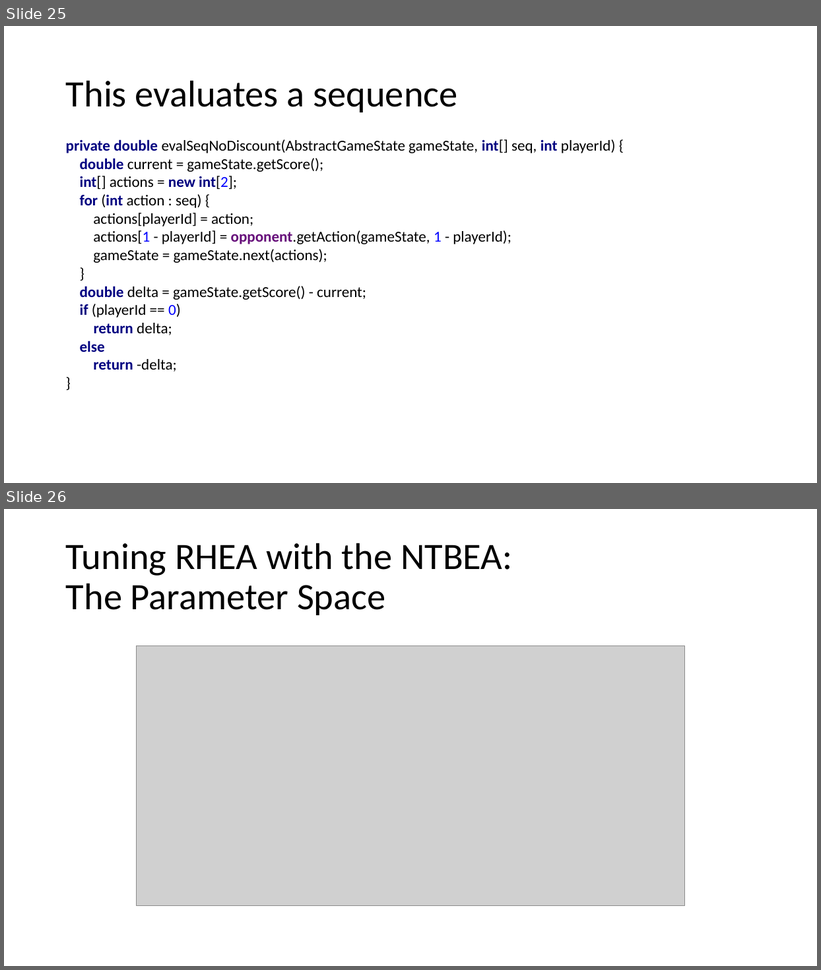
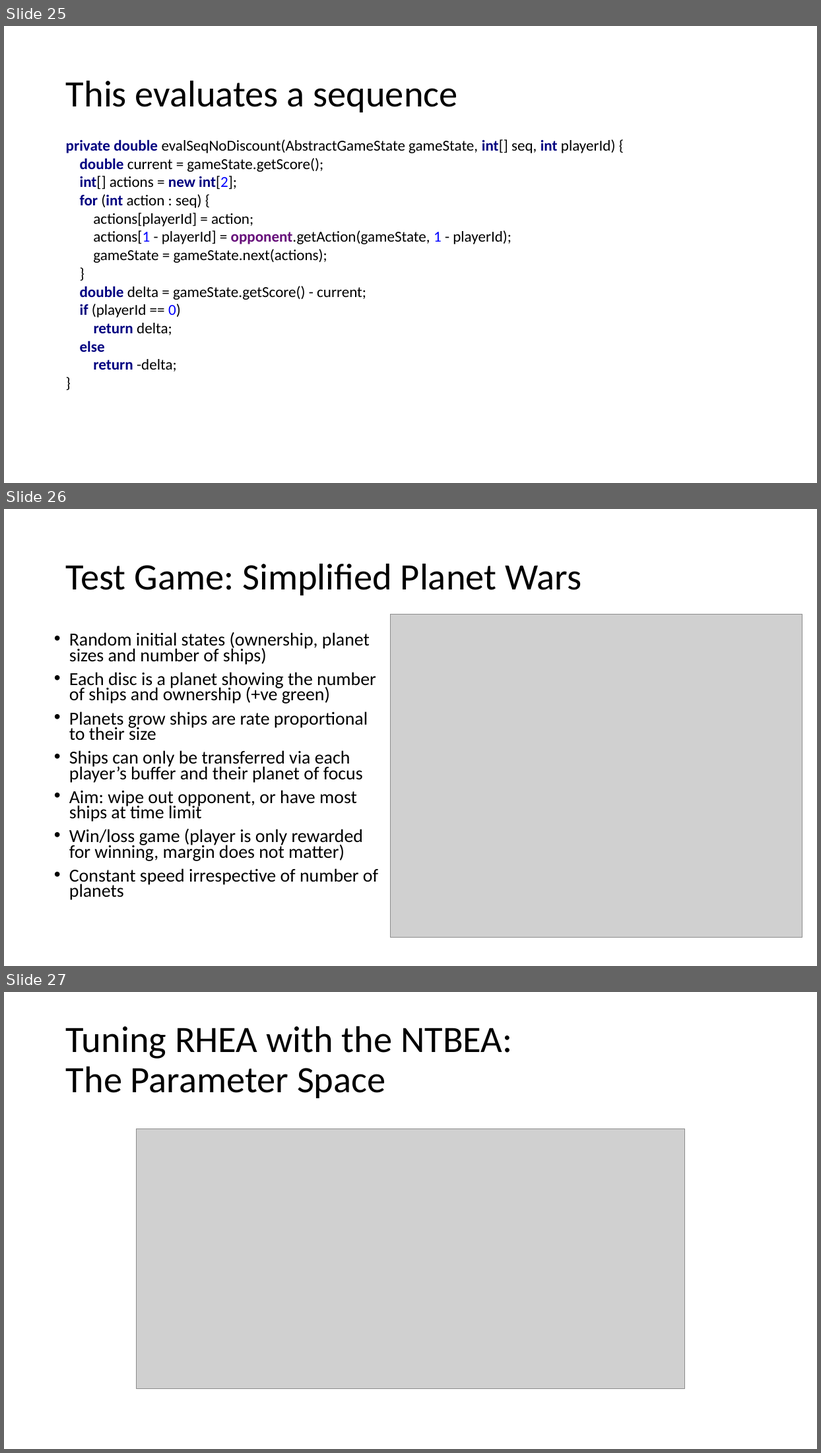
Before and after one commit to GAIGResearch/AIGD2, a slide deck: lectures/Rolling Horizon Evolution 2019.pptx. Shown one above the other, each under a label of ours: slides 25 and 26 before the commit, slides 25, 26 and 27 after it. The pictures are 821x970 and 821x1453 pixels, drawn with LibreOffice and Linux fonts; fonts in the diff are those of the drawing; grey boxes stand for pictures. Boxes give left, top, right and bottom in pixels: in the first picture for what was removed or moved away, otherwise in the second. Text is boxed around its words. In the diff, an @@ line names an element or a change of style, - is before the commit and + after.

```diff
--- a/lectures/Rolling Horizon Evolution 2019.pptx
+++ b/lectures/Rolling Horizon Evolution 2019.pptx
@@ slide 26 added at [4, 509, 817, 966], background #FFFFFF @@
@@ title added at [66, 563, 582, 595], 44 pt, text #000000 @@
+Test Game: Simplified Planet Wars
@@ picture added at [391, 614, 803, 938] @@
@@ text added at [69, 632, 378, 900], 21.7 pt, text #000000 @@
+• Random initial states (ownership, planet sizes and number of ships)
+• Each disc is a planet showing the number of ships and ownership (+ve green)
+• Planets grow ships are rate proportional to their size
+• Ships can only be transferred via each player’s buffer and their planet of focus
+• Aim: wipe out opponent, or have most ships at time limit
+• Win/loss game (player is only rewarded for winning, margin does not matter)
+• Constant speed irrespective of number of planets
@@ what was slide 26 is now slide 27 @@
```
Also in this commit, not shown: 1 other file.
